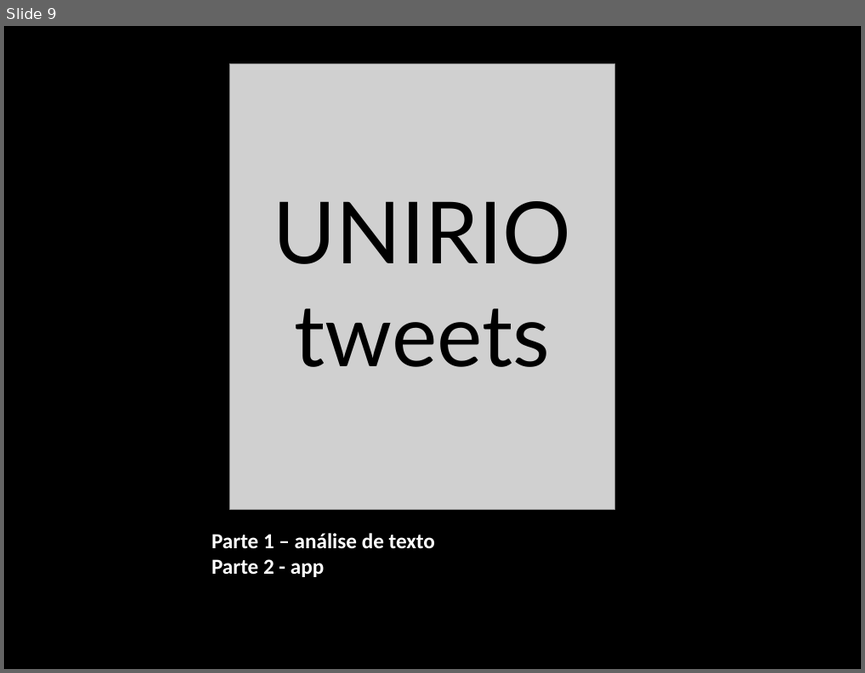
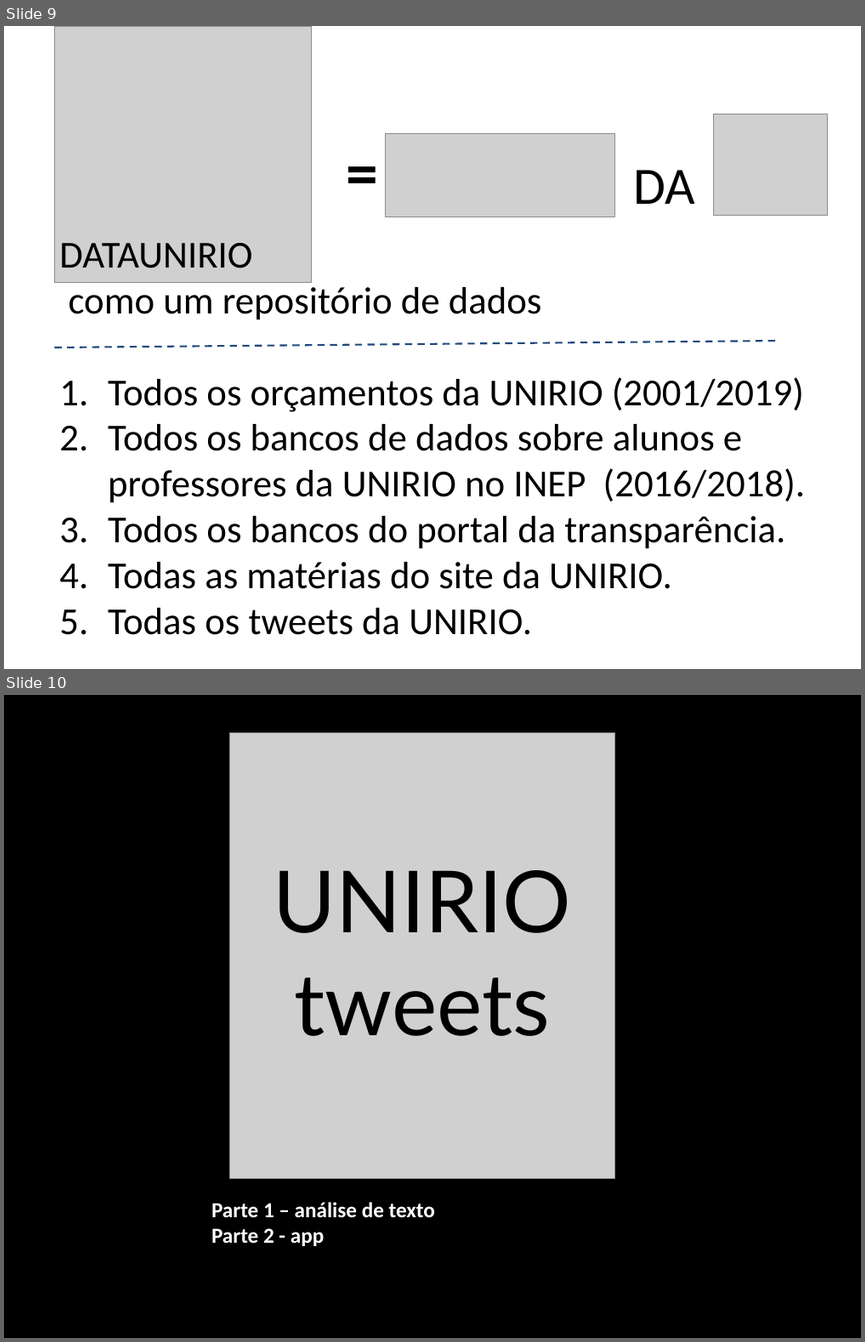
Before and after one commit to DATAUNIRIO/ap, a slide deck: DMQtalks/my_talk.pptx. Shown one above the other, each under a label of ours: slide 9 before the commit, slides 9 and 10 after it. The pictures are 865x673 and 865x1342 pixels, drawn with LibreOffice and Linux fonts; fonts in the diff are those of the drawing; grey boxes stand for pictures. Boxes give left, top, right and bottom in pixels: in the first picture for what was removed or moved away, otherwise in the second. Text is boxed around its words. In the diff, an @@ line names an element or a change of style, - is before the commit and + after.

Commit message:
ibge da unirio

```diff
--- a/DMQtalks/my_talk.pptx
+++ b/DMQtalks/my_talk.pptx
@@ slide 9 added at <box>4,26,861,669</box>, background #000000 @@
@@ rectangle added at <box>4,26,861,669</box>, fill #FFFFFF @@
@@ group added at <box>54,26,828,282</box>: 3 pictures, 2 texts @@
+DA
+=
@@ text added at <box>59,243,805,635</box>, 32 pt, text #000000 @@
+DATAUNIRIO
+como um repositório de dados
+1. Todos os orçamentos da UNIRIO (2001/2019)
+2. Todos os bancos de dados sobre alunos e professores da UNIRIO no INEP (2016/2018).
+3. Todos os bancos do portal da transparência.
+4. Todas as matérias do site da UNIRIO.
+5. Todas os tweets da UNIRIO.
@@ line added from (54, 347) to (777, 340), #1F497D 1.5 pt dashed @@
@@ what was slide 9 is now slide 10 @@
```
Also in this commit, not shown: 1 other file.
